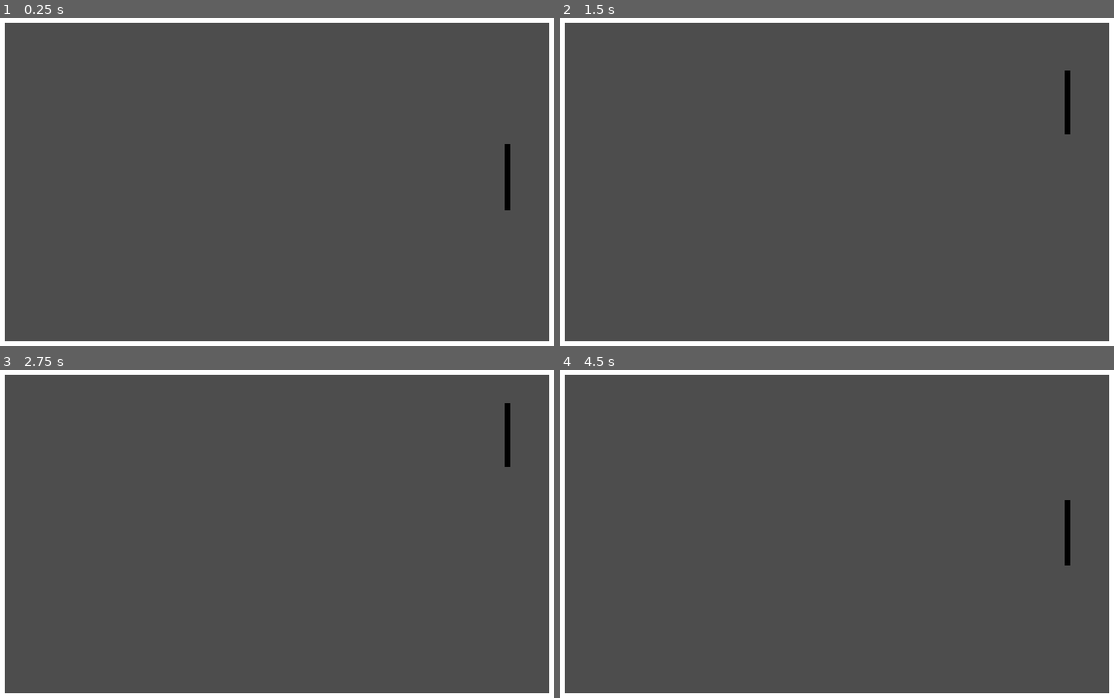
Above: before the commit, frames 1-4 (two rows, left to right).
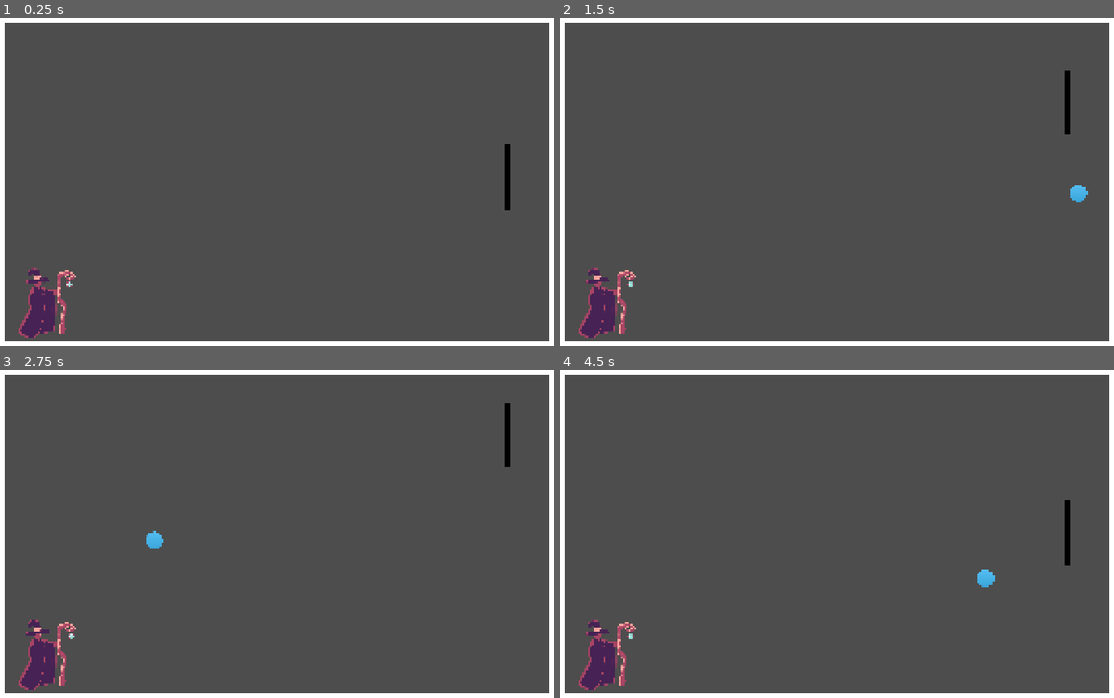
Above: after the commit, the same moments.

Repository: EmberDragons/Blobing
Game: Godot game, scene res://scenes/main.tscn
The game is run twice, just before and just after one commit, with the same random seed, the same clock (stepped at 60 frames per second) and the same inputs.
Inputs:
- Up to frame 1 (0.25 s): no input
- Up to frame 2 (1.5 s): hold Up (ui_up) 0.53-1.28 s; hold Down (ui_down) from 1.28 s (still down)
- Up to frame 3 (2.75 s): release Down (ui_down) at 2.03 s; hold Up (ui_up) from 2.03 s (still down)
- Up to frame 4 (4.5 s): release Up (ui_up) at 3.53 s; hold Down (ui_down) from 3.53 s (still down)

The runs differ from the first frame. In frame 1, 1.1% of the frame differs, in the area x 3-14%, y 76-98%; in frame 2, 1.2%; in frame 3, 1.2%; in frame 4, 1.3%, in the area x 3-79%, y 60-98%.

Commit message:
migician anims

Diff:
--- a/new-game-project/gameObject/magician.tscn
+++ b/new-game-project/gameObject/magician.tscn
@@ -1,54 +1,112 @@
 [gd_scene format=3 uid="uid://c6vj7t8ep4uhc"]
 
-[ext_resource type="Texture2D" uid="uid://cvagy2gbnib4m" path="res://art/magi.png" id="1_k5xhy"]
+[ext_resource type="Script" uid="uid://dbw0cxe85gdi1" path="res://scripts/magician/magician.gd" id="1_mcmco"]
+[ext_resource type="Texture2D" uid="uid://ddd6l0t6u6j00" path="res://art/anim/idle/IMG_6899.png" id="1_sbc3m"]
+[ext_resource type="Texture2D" uid="uid://76rtnn1orioq" path="res://art/anim/idle/IMG_6900.png" id="2_xfmko"]
+[ext_resource type="Texture2D" uid="uid://bmc4grb3ehdrq" path="res://art/anim/idle/IMG_6901.png" id="3_6frcu"]
+[ext_resource type="Texture2D" uid="uid://bl8ev4x4s2ecn" path="res://art/anim/idle/IMG_6902.png" id="4_evae3"]
+[ext_resource type="Texture2D" uid="uid://oub48esa1jty" path="res://art/anim/idle/IMG_6903.png" id="5_14ed5"]
+[ext_resource type="Texture2D" uid="uid://chliq1hsfq4mk" path="res://art/anim/idle/IMG_6904.png" id="6_c6d4j"]
+[ext_resource type="Texture2D" uid="uid://bmpommxll0kgc" path="res://art/anim/idle/IMG_6905.png" id="7_76463"]
+[ext_resource type="Texture2D" uid="uid://c10tek10ryqwj" path="res://art/anim/idle/IMG_6906.png" id="8_6qccr"]
+[ext_resource type="Texture2D" uid="uid://dhfcb6qqsfs4i" path="res://art/anim/summon/IMG_6907.png" id="9_s478j"]
+[ext_resource type="Texture2D" uid="uid://dxnqpmfuaih8l" path="res://art/anim/summon/IMG_6908.png" id="10_mcmco"]
+[ext_resource type="Texture2D" uid="uid://khojrljwf8k6" path="res://art/anim/summon/IMG_6909.png" id="11_mr7yi"]
+[ext_resource type="Texture2D" uid="uid://bxaipxtyyfrd6" path="res://art/anim/summon/IMG_6910.png" id="12_xcl67"]
+[ext_resource type="Texture2D" uid="uid://nynw3v7jqsmo" path="res://art/anim/summon/IMG_6911.png" id="13_3tupy"]
+[ext_resource type="Texture2D" uid="uid://bg1j8gndpbny4" path="res://art/anim/summon/IMG_6912.png" id="14_qs2id"]
+[ext_resource type="Texture2D" uid="uid://w4hkovtcqyh4" path="res://art/anim/summon/IMG_6913.png" id="15_iu100"]
+[ext_resource type="Texture2D" uid="uid://dw3j5jo4ky3ur" path="res://art/anim/summon/IMG_6914.png" id="16_sqdso"]
+[ext_resource type="Texture2D" uid="uid://cie8rjcykeh0g" path="res://art/anim/summon/IMG_6915.png" id="17_g85ne"]
+[ext_resource type="Texture2D" uid="uid://d1xdaftfrfmgq" path="res://art/anim/summon/IMG_6916.png" id="18_7woo4"]
+[ext_resource type="Texture2D" uid="uid://cbnneuh4mduv3" path="res://art/anim/summon/IMG_6917.png" id="19_eqpig"]
+[ext_resource type="Texture2D" uid="uid://cq85ah0x65eip" path="res://art/anim/summon/IMG_6918.png" id="20_i3gkw"]
 
 [sub_resource type="RectangleShape2D" id="RectangleShape2D_7odnd"]
-size = Vector2(90, 192)
-
-[sub_resource type="AtlasTexture" id="AtlasTexture_tefeu"]
-atlas = ExtResource("1_k5xhy")
-region = Rect2(76, 0, 696, 895)
-
-[sub_resource type="AtlasTexture" id="AtlasTexture_o6xl0"]
-atlas = ExtResource("1_k5xhy")
-region = Rect2(782, 0, 686, 895)
-
-[sub_resource type="AtlasTexture" id="AtlasTexture_tipki"]
-atlas = ExtResource("1_k5xhy")
-region = Rect2(1469, 0, 673, 895)
-
-[sub_resource type="AtlasTexture" id="AtlasTexture_85g3d"]
-atlas = ExtResource("1_k5xhy")
-region = Rect2(2144, 9, 673, 895)
-
-[sub_resource type="AtlasTexture" id="AtlasTexture_choun"]
-atlas = ExtResource("1_k5xhy")
-region = Rect2(2818, 9, 680, 895)
+size = Vector2(111.5, 192)
 
 [sub_resource type="SpriteFrames" id="SpriteFrames_j3blc"]
 animations = [{
 "frames": [{
 "duration": 1.0,
-"texture": SubResource("AtlasTexture_tefeu")
+"texture": ExtResource("1_sbc3m")
 }, {
 "duration": 1.0,
-"texture": SubResource("AtlasTexture_o6xl0")
+"texture": ExtResource("2_xfmko")
 }, {
 "duration": 1.0,
-"texture": SubResource("AtlasTexture_tipki")
+"texture": ExtResource("3_6frcu")
 }, {
 "duration": 1.0,
-"texture": SubResource("AtlasTexture_85g3d")
+"texture": ExtResource("4_evae3")
 }, {
 "duration": 1.0,
-"texture": SubResource("AtlasTexture_choun")
+"texture": ExtResource("5_14ed5")
+}, {
+"duration": 1.0,
+"texture": ExtResource("6_c6d4j")
+}, {
+"duration": 1.0,
+"texture": ExtResource("7_76463")
+}, {
+"duration": 1.0,
+"texture": ExtResource("8_6qccr")
 }],
 "loop": 1,
-"name": &"default",
-"speed": 5.0
+"name": &"idle",
+"speed": 8.0
+}, {
+"frames": [{
+"duration": 1.0,
+"texture": ExtResource("9_s478j")
+}, {
+"duration": 1.0,
+"texture": ExtResource("10_mcmco")
+}, {
+"duration": 1.0,
+"texture": ExtResource("11_mr7yi")
+}, {
+"duration": 1.0,
+"texture": ExtResource("12_xcl67")
+}, {
+"duration": 1.0,
+"texture": ExtResource("12_xcl67")
+}, {
+"duration": 1.0,
+"texture": ExtResource("13_3tupy")
+}, {
+"duration": 1.0,
+"texture": ExtResource("13_3tupy")
+}, {
+"duration": 1.0,
+"texture": ExtResource("14_qs2id")
+}, {
+"duration": 1.0,
+"texture": ExtResource("15_iu100")
+}, {
+"duration": 1.0,
+"texture": ExtResource("16_sqdso")
+}, {
+"duration": 1.0,
+"texture": ExtResource("17_g85ne")
+}, {
+"duration": 1.0,
+"texture": ExtResource("18_7woo4")
+}, {
+"duration": 1.0,
+"texture": ExtResource("19_eqpig")
+}, {
+"duration": 1.0,
+"texture": ExtResource("20_i3gkw")
+}],
+"loop": 1,
+"name": &"summon",
+"speed": 10.0
 }]
 
 [node name="magician" type="RigidBody2D" unique_id=1446377657]
+freeze = true
+script = ExtResource("1_mcmco")
 
 [node name="ColorRect" type="ColorRect" parent="." unique_id=1704001594]
 visible = false
@@ -58,9 +116,13 @@
 offset_bottom = 96.0
 
 [node name="CollisionShape2D" type="CollisionShape2D" parent="." unique_id=635482631]
+position = Vector2(-14.75, 0)
 shape = SubResource("RectangleShape2D_7odnd")
 
 [node name="animation" type="AnimatedSprite2D" parent="." unique_id=1152883998]
 scale = Vector2(0.25, 0.25)
 sprite_frames = SubResource("SpriteFrames_j3blc")
-autoplay = "default"
+animation = &"summon"
+autoplay = "idle"
+frame = 8
+frame_progress = 0.9831754
--- a/new-game-project/scenes/main.tscn
+++ b/new-game-project/scenes/main.tscn
@@ -1,6 +1,7 @@
 [gd_scene format=3 uid="uid://155xx7s6y6ta"]
 
 [ext_resource type="PackedScene" uid="uid://dkh2s285bh32u" path="res://gameObject/player.tscn" id="1_o5qli"]
+[ext_resource type="PackedScene" uid="uid://c6vj7t8ep4uhc" path="res://gameObject/magician.tscn" id="4_jyhfs"]
 
 [sub_resource type="WorldBoundaryShape2D" id="WorldBoundaryShape2D_sugp2"]
 normal = Vector2(1, 0)
@@ -72,3 +73,6 @@
 offset_top = -1393.7639
 offset_right = -760.0
 offset_bottom = 1182.364
+
+[node name="magician" parent="." unique_id=1446377657 instance=ExtResource("4_jyhfs")]
+position = Vector2(-632, 374)
Binary file added: new-game-project/art/anim/idle/IMG_6899.png
Not shown, added: new-game-project/art/anim/idle/IMG_6899.png.import
Binary file added: new-game-project/art/anim/idle/IMG_6900.png
Not shown, added: new-game-project/art/anim/idle/IMG_6900.png.import
Binary file added: new-game-project/art/anim/idle/IMG_6901.png
Not shown, added: new-game-project/art/anim/idle/IMG_6901.png.import
Binary file added: new-game-project/art/anim/idle/IMG_6902.png
Not shown, added: new-game-project/art/anim/idle/IMG_6902.png.import
Binary file added: new-game-project/art/anim/idle/IMG_6903.png
Not shown, added: new-game-project/art/anim/idle/IMG_6903.png.import
Binary file added: new-game-project/art/anim/idle/IMG_6904.png
Not shown, added: new-game-project/art/anim/idle/IMG_6904.png.import
(and 28 more such lines)
